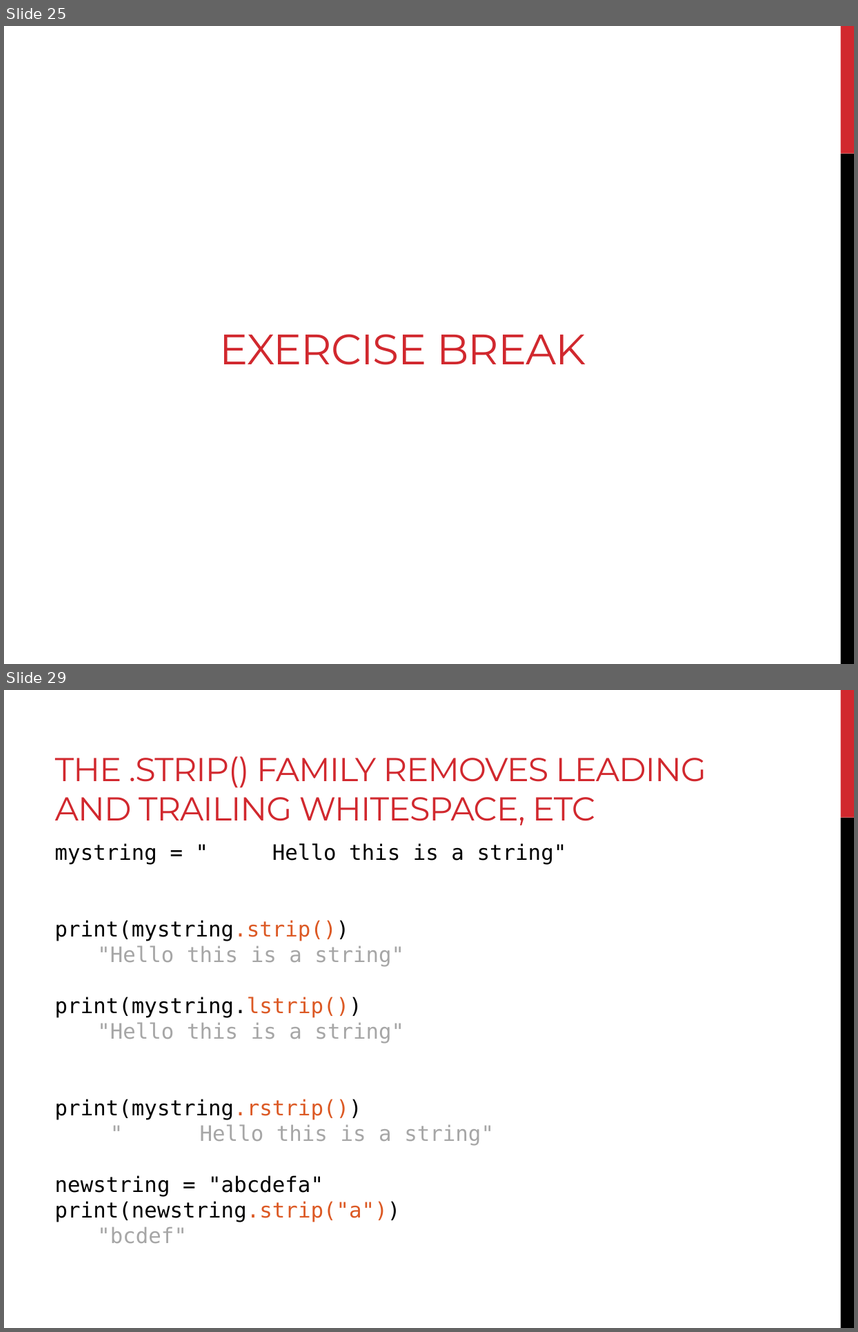
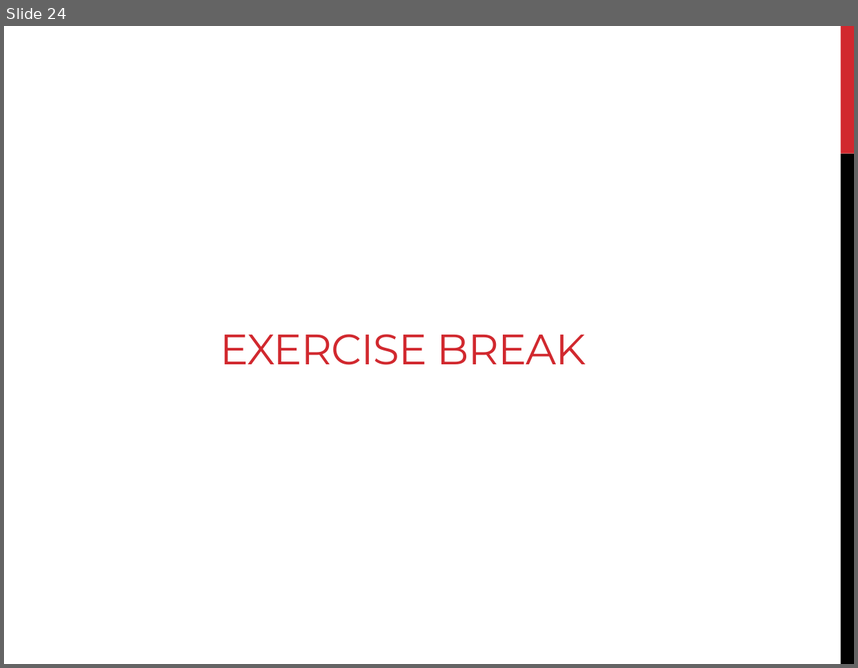
Before and after one commit to sjspielman/bdib2018_python, a slide deck: files/slides/slides_day3.pptx. Shown one above the other, each under a label of ours: slides 25 and 29 before the commit, slide 24 after it; the slides between them are not shown. The pictures are 858x1332 and 858x668 pixels, drawn with LibreOffice and Linux fonts; fonts in the diff are those of the drawing. Boxes give left, top, right and bottom in pixels: in the first picture for what was removed or moved away, otherwise in the second. Text is boxed around its words. In the diff, an @@ line names an element or a change of style, - is before the commit and + after.

```diff
--- a/files/slides/slides_day3.pptx
+++ b/files/slides/slides_day3.pptx
@@ slide 29 removed at [4, 690, 854, 1328], background #FFFFFF; not listed: 2 template elements that a slide beside it also shows @@
@@ title removed at [55, 756, 706, 825] @@
-THE .STRIP() FAMILY REMOVES LEADING AND TRAILING WHITESPACE, ETC
@@ text removed at [55, 843, 567, 1243] @@
-mystring = " Hello this is a string"
-print(mystring.strip())
-"Hello this is a string"
-print(mystring.lstrip())
-"Hello this is a string"
-print(mystring.rstrip())
-" Hello this is a string"
-newstring = "abcdefa"
-print(newstring.strip("a"))
-"bcdef"
@@ what was slide 25 is now slide 24 @@
```
Also in this commit, not shown: 2 slides changed, 6 other slides removed, 3 other files.
